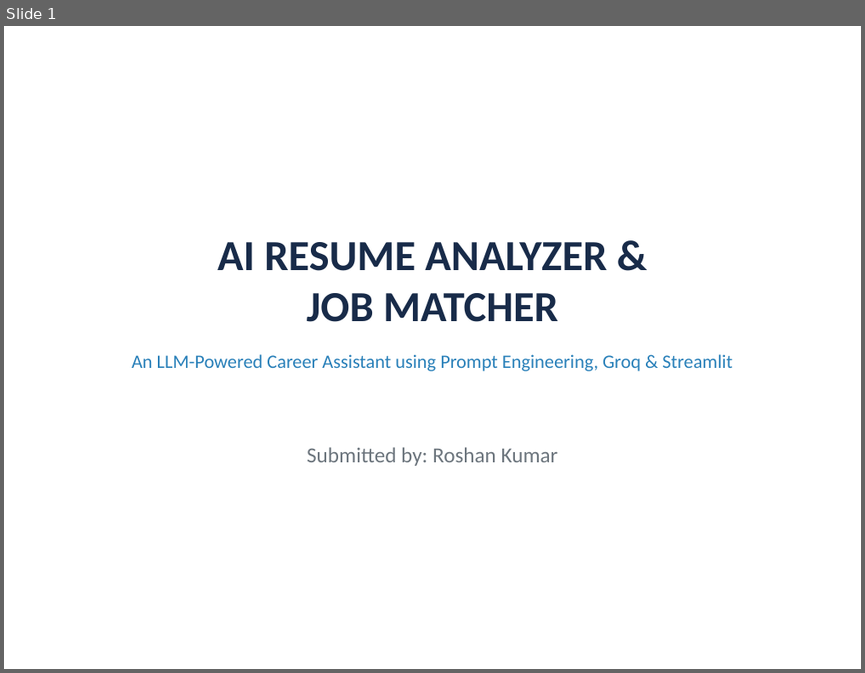
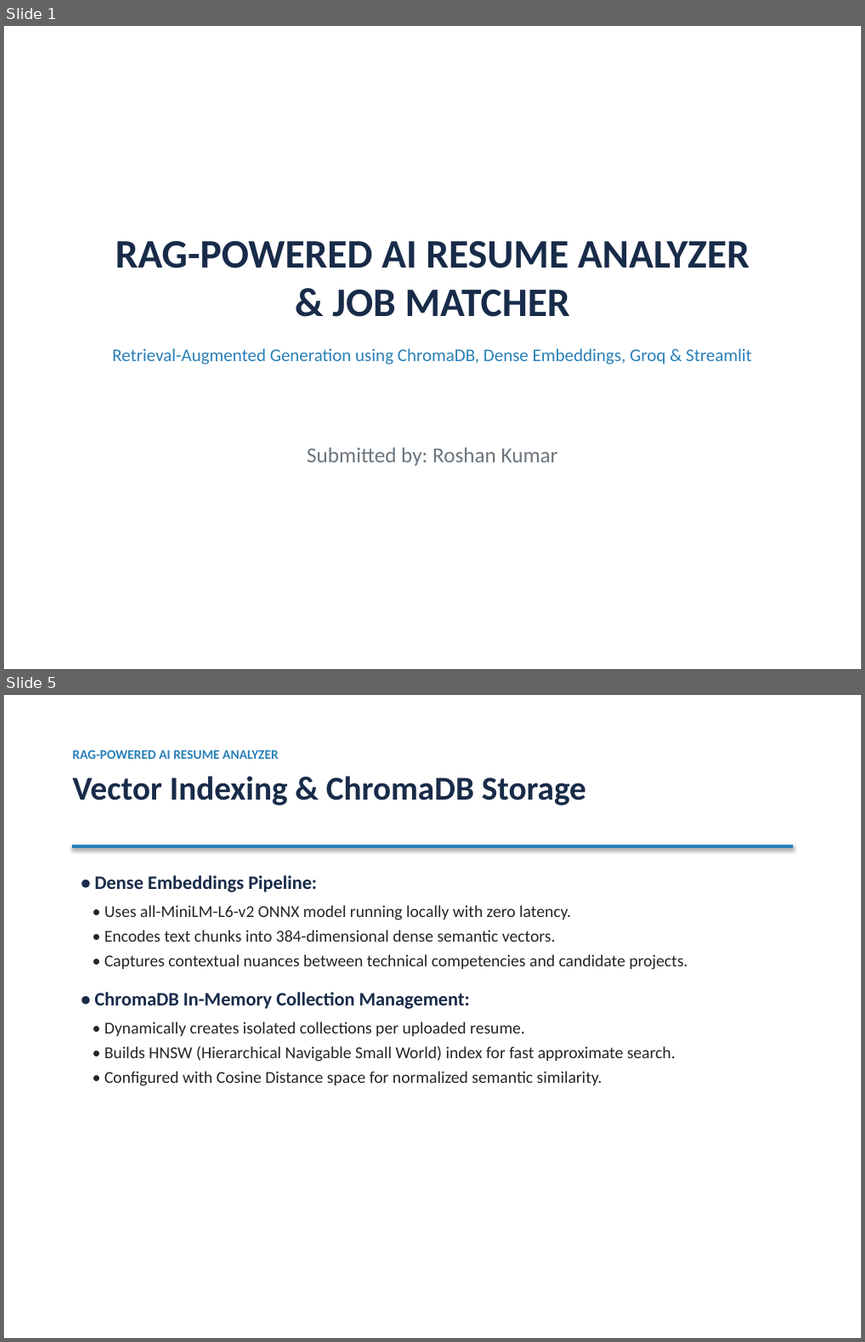
Before and after one commit to Roshan8555/AI-Resume-Analyzer-and-Job-Matcher, a slide deck: AI_Resume_Analyzer_Presentation.pptx. Shown one above the other, each under a label of ours: slide 1 before the commit, slides 1 and 5 after it; the slides between them are not shown. The pictures are 865x673 and 865x1342 pixels, drawn with LibreOffice and Linux fonts; fonts in the diff are those of the drawing. Boxes give left, top, right and bottom in pixels: in the first picture for what was removed or moved away, otherwise in the second. Text is boxed around its words. In the diff, an @@ line names an element or a change of style, - is before the commit and + after.

Commit message:
Convert project to full RAG architecture with ChromaDB vector store, dense embeddings, and semantic retrieval

```diff
--- a/AI_Resume_Analyzer_Presentation.pptx
+++ b/AI_Resume_Analyzer_Presentation.pptx
@@ slide 5 added at <box>4,695,861,1338</box>, background #FFFFFF @@
@@ text added at <box>73,750,586,805</box>, 28 pt, text #182B49, bold @@
+RAG-POWERED AI RESUME ANALYZER
+Vector Indexing & ChromaDB Storage
@@ rectangle added at <box>73,845,792,847</box>, fill #2980B9, outline #2980B9 0.75 pt @@
@@ text added at <box>95,875,687,1086</box>, 14 pt, text #212529 @@
+• Dense Embeddings Pipeline:
+• Uses all-MiniLM-L6-v2 ONNX model running locally with zero latency.
+• Encodes text chunks into 384-dimensional dense semantic vectors.
+• Captures contextual nuances between technical competencies and candidate projects.
+• ChromaDB In-Memory Collection Management:
+• Dynamically creates isolated collections per uploaded resume.
+• Builds HNSW (Hierarchical Navigable Small World) index for fast approximate search.
+• Configured with Cosine Distance space for normalized semantic similarity.
@@ slide 1 changed as well @@
@@ text at <box>112,240,752,364</box>: text changed; size 16 to 15 pt @@
-AI RESUME ANALYZER &
-JOB MATCHER
-An LLM-Powered Career Assistant using Prompt Engineering, Groq & Streamlit
+RAG-POWERED AI RESUME ANALYZER
+& JOB MATCHER
+Retrieval-Augmented Generation using ChromaDB, Dense Embeddings, Groq & Streamlit
```
Also in this commit, not shown: 7 other slides changed, 1 other slide added, 2 slides removed, 10 other files.
